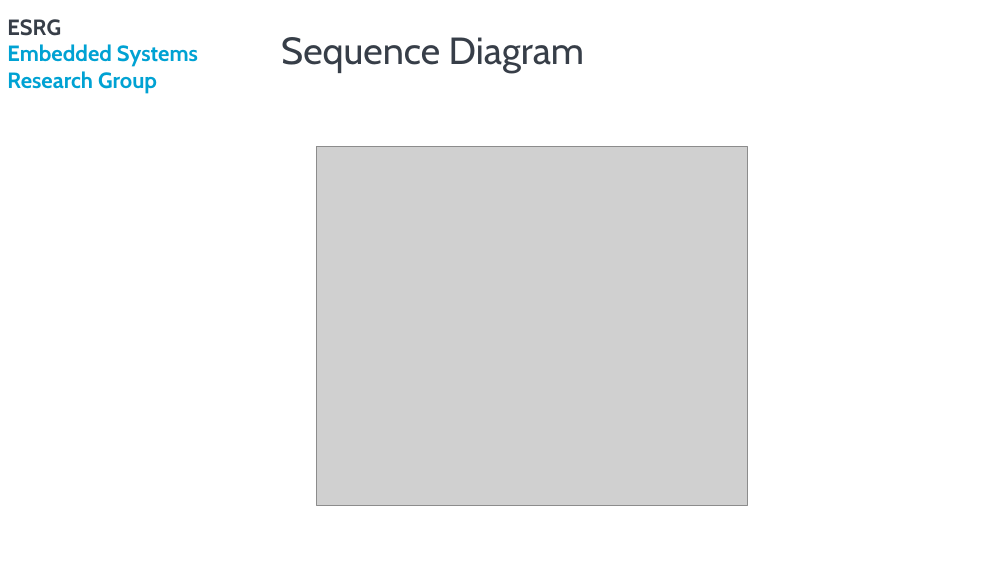
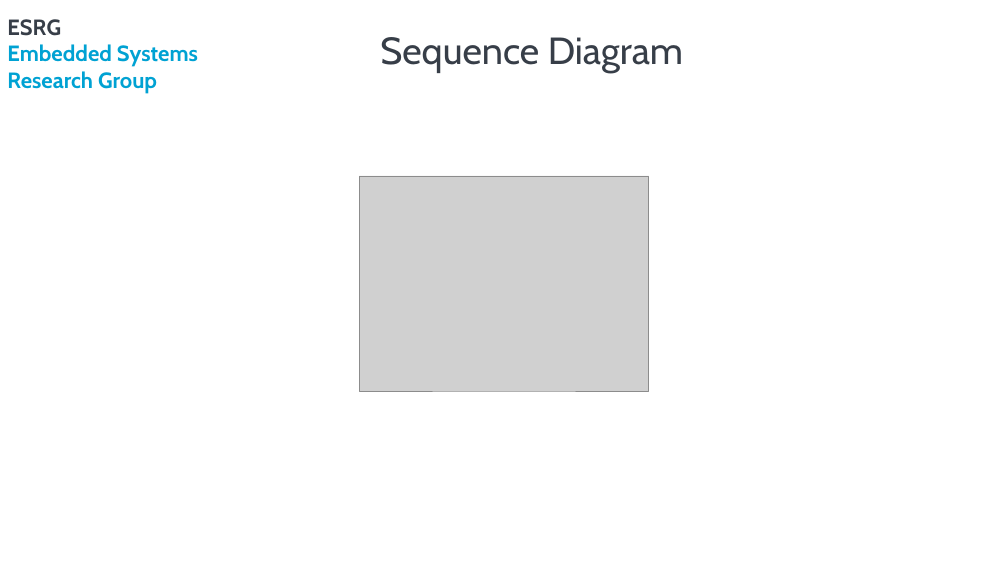
Before and after one commit to rpcarvalho/PSE, a slide deck: slide 15 of Reports/AnalysisApresentation_A75030_FabioMagalhaes_A76279_RuiCarvalho.pptx (slide 16 before the commit). Drawn at 1008x567 pixels with LibreOffice and Linux fonts; fonts in the diff are those of the drawing; grey boxes stand for pictures; background and template pictures are left out. Boxes give left, top, right and bottom in pixels: in the first picture for what was removed or moved away, otherwise in the second. Text is boxed around its words. In the diff, an @@ line names an element or a change of style, - is before the commit and + after.

```diff
--- a/Reports/AnalysisApresentation_A75030_FabioMagalhaes_A76279_RuiCarvalho.pptx
+++ b/Reports/AnalysisApresentation_A75030_FabioMagalhaes_A76279_RuiCarvalho.pptx
@@ title "Sequence Diagram" at box(380, 37, 683, 73): alignment left to centre @@
@@ picture: place and size @@
-picture at box(317, 146, 748, 505)
+picture at box(359, 176, 649, 391)
```
Also in this commit, not shown: 5 other slides changed, 24 slides added, 11 slides removed, 1 other file.
